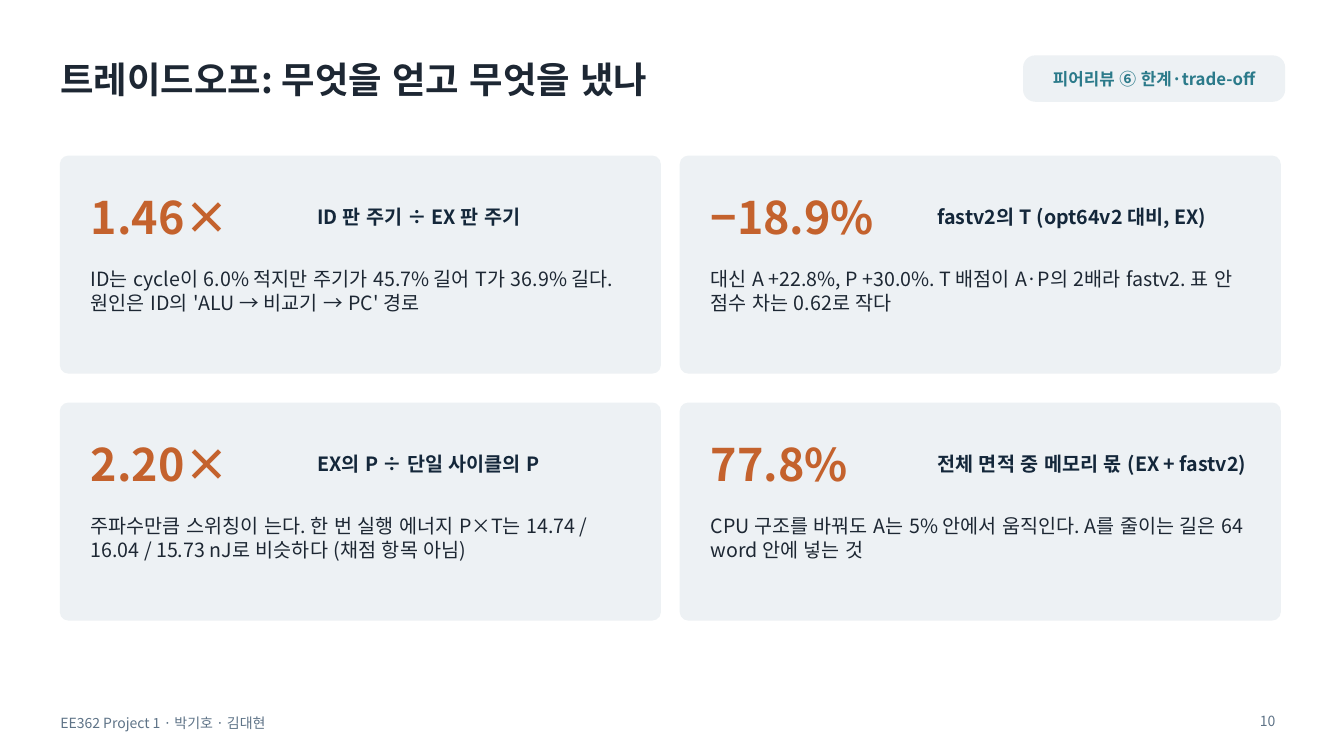
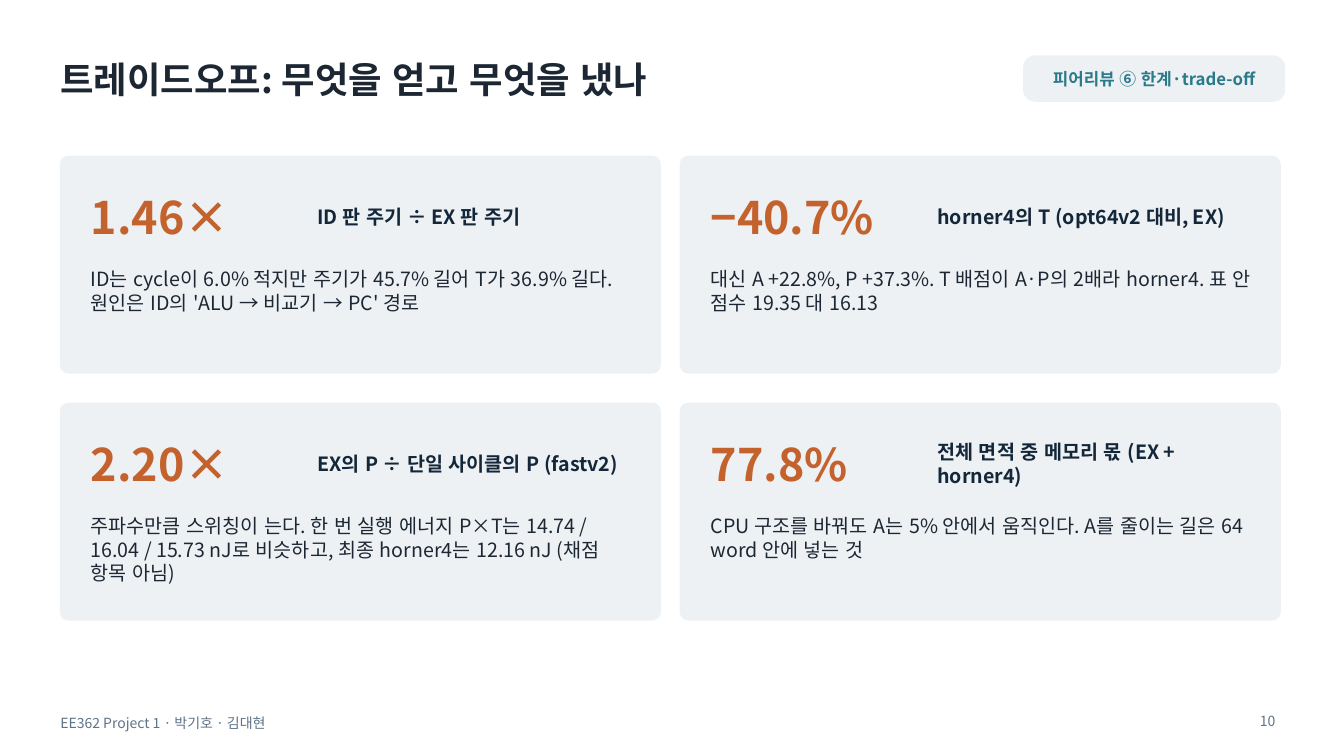
Before and after one commit to ttkpark/DICE_Project, a slide deck: slide 10 of Project_1/Project1_R1p7_Update_20261112/presentation/project1.pptx. Drawn at 1344x756 pixels with LibreOffice and Linux fonts; fonts in the diff are those of the drawing. Boxes give left, top, right and bottom in pixels: in the first picture for what was removed or moved away, otherwise in the second. Text is boxed around its words. In the diff, an @@ line names an element or a change of style, - is before the commit and + after.

```diff
--- a/Project_1/Project1_R1p7_Update_20261112/presentation/project1.pptx
+++ b/Project_1/Project1_R1p7_Update_20261112/presentation/project1.pptx
@@ text at (711,200,874,235): text changed @@
-−18.9%
+−40.7%
@@ text at (937,207,1225,229): text changed @@
-fastv2의 T (opt64v2 대비, EX)
+horner4의 T (opt64v2 대비, EX)
@@ text at (711,269,1251,312): text changed @@
-대신 A +22.8%, P +30.0%. T 배점이 A·P의 2배라 fastv2. 표 안 점수 차는 0.62로 작다
+대신 A +22.8%, P +37.3%. T 배점이 A·P의 2배라 horner4. 표 안 점수 19.35 대 16.13
@@ text at (937,442,1160,487): text changed @@
-전체 면적 중 메모리 몫 (EX + fastv2)
+전체 면적 중 메모리 몫 (EX + horner4)
@@ text at (317,454,618,475): text changed @@
-EX의 P ÷ 단일 사이클의 P
+EX의 P ÷ 단일 사이클의 P (fastv2)
@@ text at (91,516,600,584): text changed @@
-주파수만큼 스위칭이 는다. 한 번 실행 에너지 P×T는 14.74 / 16.04 / 15.73 nJ로 비슷하다 (채점 항목 아님)
+주파수만큼 스위칭이 는다. 한 번 실행 에너지 P×T는 14.74 / 16.04 / 15.73 nJ로 비슷하고, 최종 horner4는 12.16 nJ (채점 항목 아님)
```
Also in this commit, not shown: 15 other slides changed, 6 other files.
